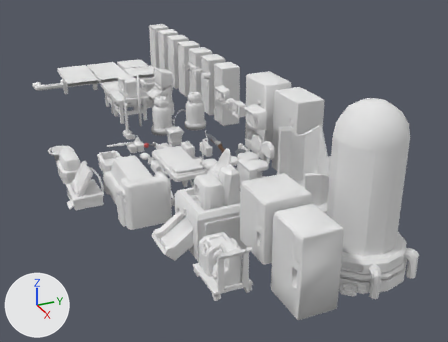
A saved change to the Blender file SS5R-Source/Assets/SS3D/Items18-2-22.blend.
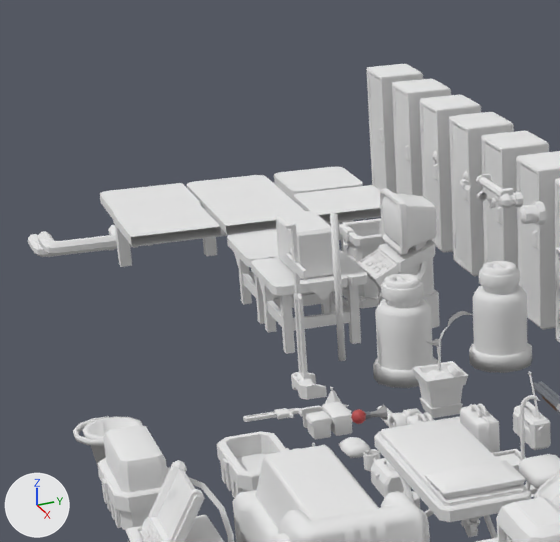
Each version is shown whole from a camera (50 mm lens) standing at (15.82, -11.21, 6.32) and looking at (2.47, -5.2, -0.35), then close up on the part from 5% to 48% of the width and 1% to 55% of the height. Lighting does not change. The marker at lower left points along +X, +Y and +Z.

Names of what the first close-up shows: 'CanisterOxygen', 'CanisterPlasma', 'Computer', 'DiagnosticUnit', 'DiagnosticUnitCover', 'DisposalsBin', 'EdsComputer', 'HydrotrayCovered', 'LockerCMO', 'Rollerbed', 'Table-05', 'TableWood-00'.
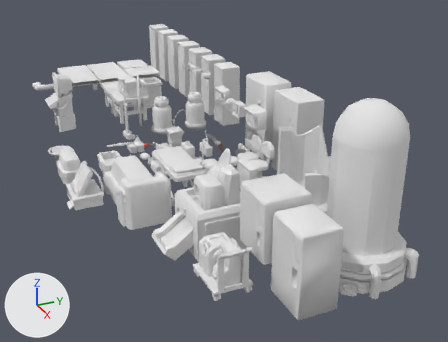
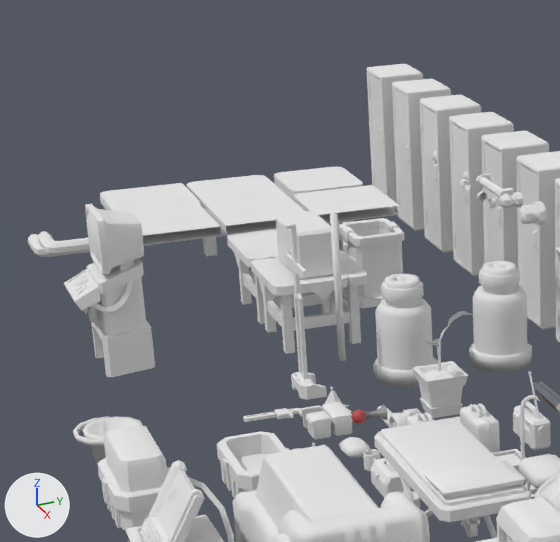
Diff of the bpy script that builds the scene:
```diff
--- a/SS5R-Source/Assets/SS3D/Items18-2-22.blend.py
+++ b/SS5R-Source/Assets/SS3D/Items18-2-22.blend.py
@@ me_computer @@
 # used by ob_computer; location = (-1.5, -5.5, 0.0)
-me_computer.from_pydata(...)  # 392 vertices, 316 faces; spans x -0.347..0.367, y -0.393..0.33, z 0.0..1.398
+me_computer.from_pydata(...)  # 392 vertices, 316 faces; spans x -0.347..0.367, y 0.0..1.573, z -0.33..0.393
+# me_computer part 1: the loose piece of 24 vertices spanning x 0.191..0.367, y -0.252..0.209, z 0.481..0.787 is turned -90 degrees about the x axis through its middle, then moved by (0.0, 0.831, -0.612)
+# me_computer part 2: the loose piece of 28 vertices spanning x -0.256..0.204, y -0.279..-0.145, z 0.262..0.642 is turned -90 degrees about the x axis through its middle, then moved by (0.0, 0.84, -0.24)
+# me_computer part 3: the loose piece of 104 vertices spanning x -0.336..0.336, y -0.125..0.33, z 0.839..1.398 is turned -90 degrees about the x axis through its middle, then moved by (0.0, 1.191, -1.22)
+# me_computer part 4: the loose piece of 20 vertices spanning x -0.325..0.325, y -0.393..-0.145, z 0.533..0.751 is turned -90 degrees about the x axis through its middle, then moved by (0.0, 1.086, -0.373)
+# me_computer part 5: the loose piece of 12 vertices spanning x -0.209..0.209, y 0.078..0.224, z 0.817..0.932 is turned -90 degrees about the x axis through its middle, then moved by (0.0, 0.899, -1.025)
+# me_computer part 6: 56 of 392 vertices moved; they spanned x -0.347..0.347, y -0.172..0.32, z 0.0..0.896 and now span x -0.347..0.347, y 0.0..1.072, z -0.32..0.172; mean shift (0.0, 0.491, -0.498); largest move (0.2, 0.303, 0.896) -> (0.2, 1.072, -0.303)
 me_computer.materials.append(mat_basic)
@@ ob_computer @@
 ob_computer = bpy.data.objects.new('Computer', me_computer)
-ob_computer.location = (-1.5, -5.5, 0.0)
+ob_computer.location = (-1.5, -8.5, 0.0)
+ob_computer.rotation_euler = (1.571, 0.0, 0.0)  # degrees (90, 0, 0)
```

Changed parts and their boxes (x1, y1, x2, y2) in the close-ups (560 x 542 px; the box of a moved part takes in the faces that stretch with it):
'Computer', reshaped, moved, turned: before (357, 188, 440, 328); after (64, 204, 155, 377)
part 1 of me_computer, moved or reshaped: before (417, 260, 427, 280); after (91, 281, 134, 312)
part 2 of me_computer, moved or reshaped (not visible before): after (88, 306, 97, 323)
part 3 of me_computer, moved or reshaped: before (380, 188, 437, 255); after (85, 204, 144, 275)
part 4 of me_computer, moved or reshaped: before (357, 249, 398, 288); after (64, 269, 101, 311)
part 5 of me_computer, moved or reshaped: before (411, 241, 427, 251); after (116, 261, 134, 271)
part 6 of me_computer, moved or reshaped: before (378, 240, 440, 328); after (87, 258, 155, 377)
